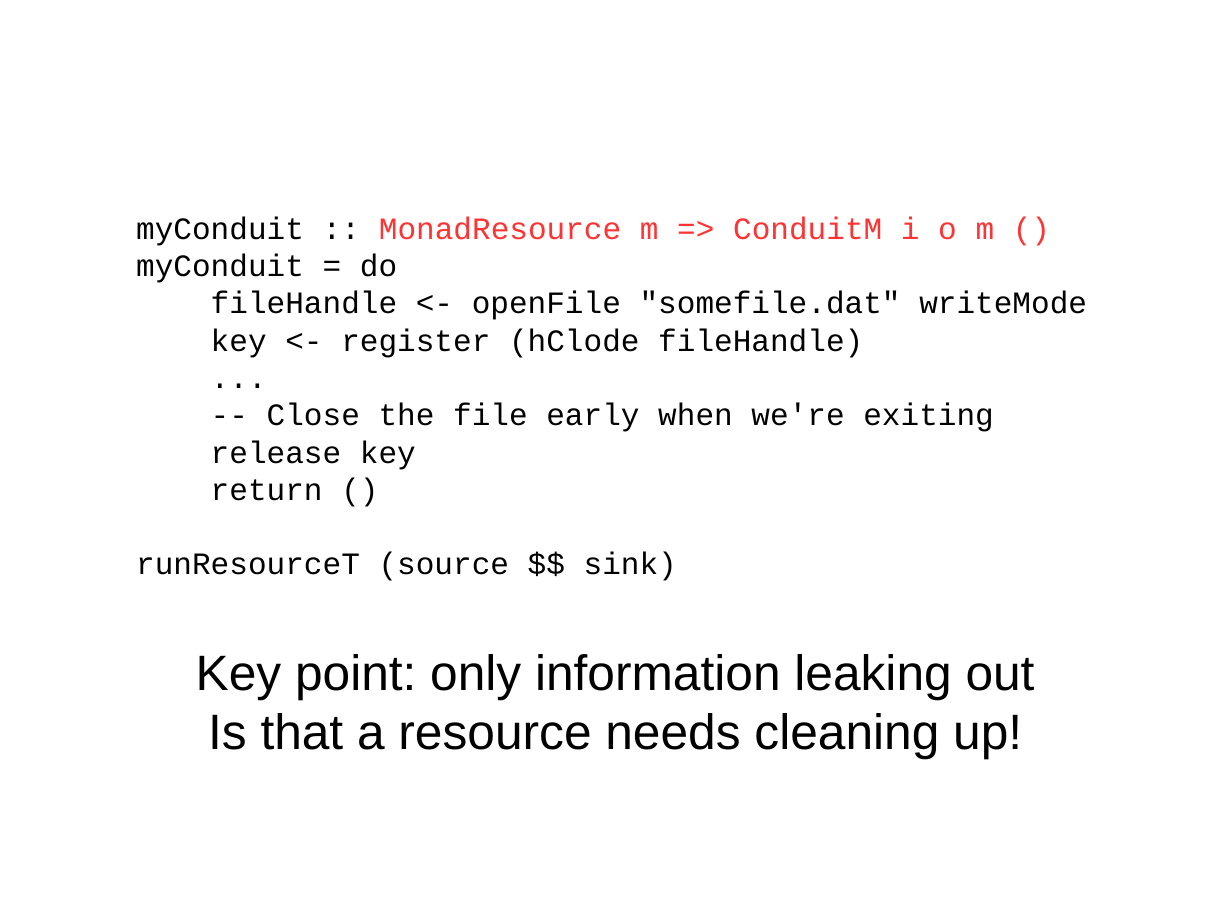
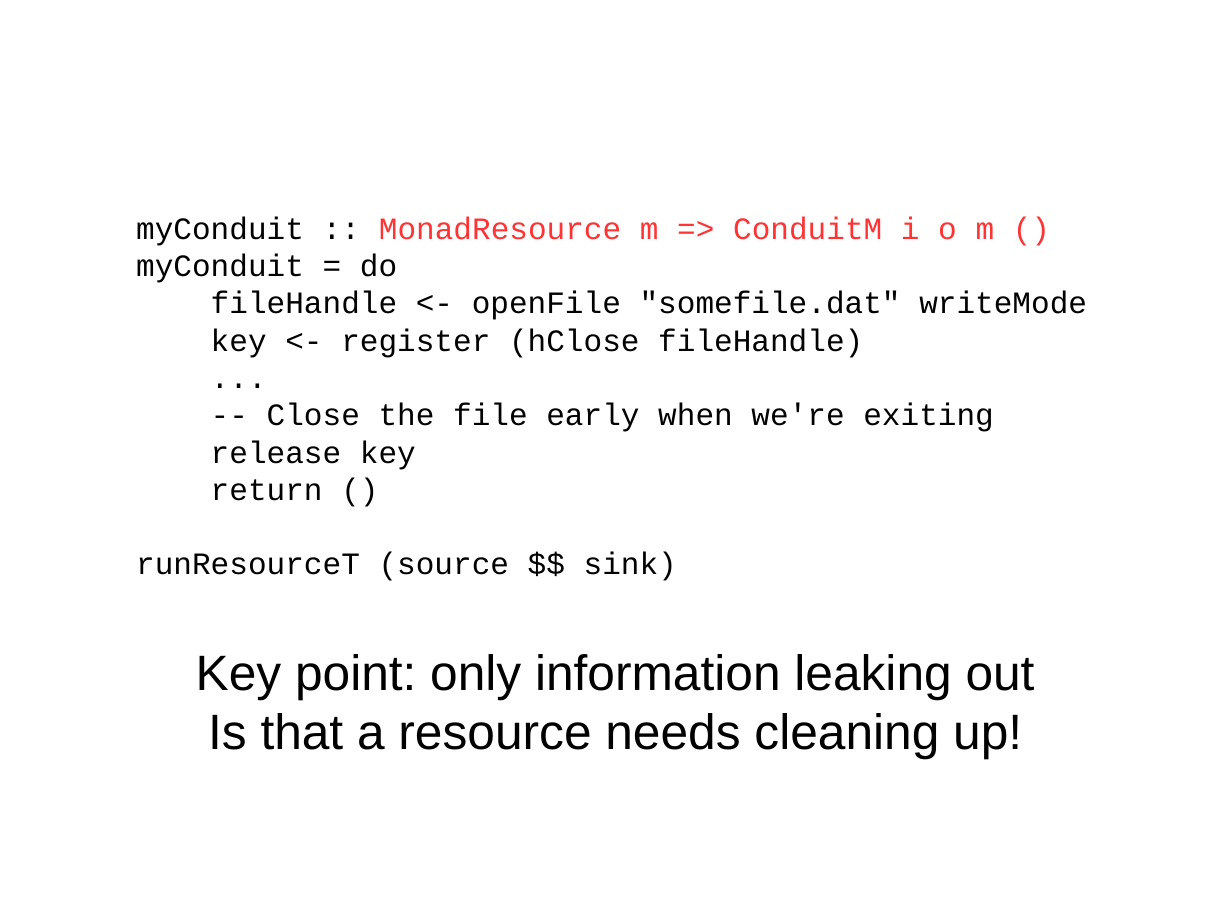
Before and after one commit to bhurt/presentations, a slide deck: slide 74 of conduits.odp. Drawn at 1232x924 pixels with LibreOffice and Linux fonts; fonts in the diff are those of the drawing. Boxes give left, top, right and bottom in pixels: in the first picture for what was removed or moved away, otherwise in the second. Text is boxed around its words. In the diff, an @@ line names an element or a change of style, - is before the commit and + after.

Commit message:
Fix some typos.

```diff
--- a/conduits.odp
+++ b/conduits.odp
@@ subtitle at box(211, 328, 863, 358): text changed @@
-key <- register (hClode fileHandle)
+key <- register (hClose fileHandle)
```
Also in this commit, not shown: 4 other slides changed.
